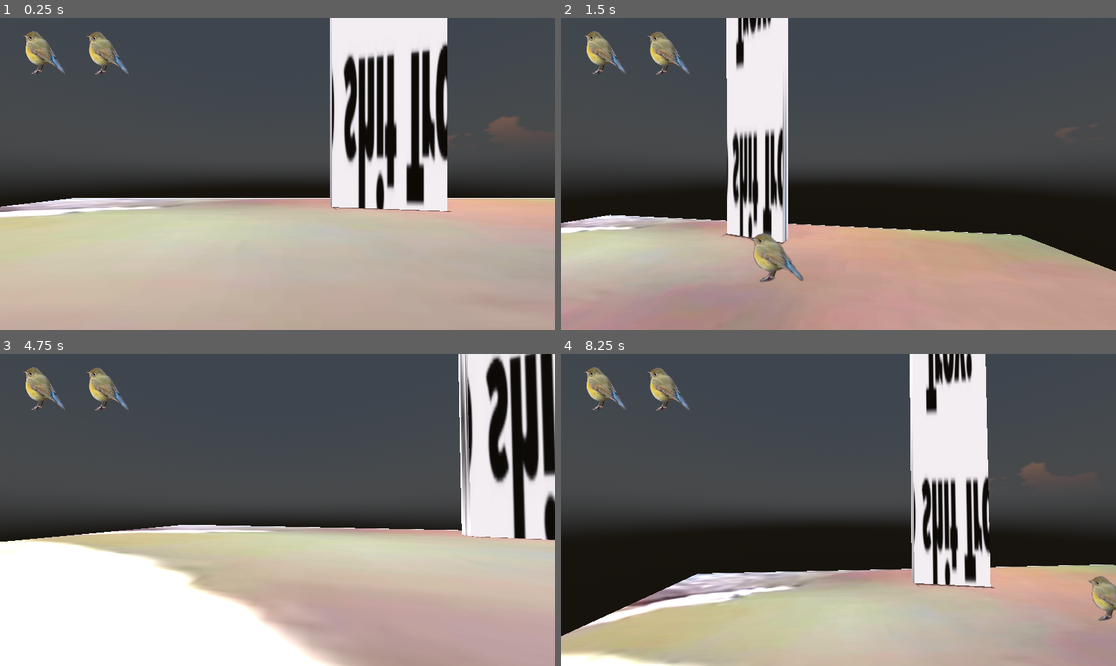
Above: before the commit, frames 1-4 (two rows, left to right).
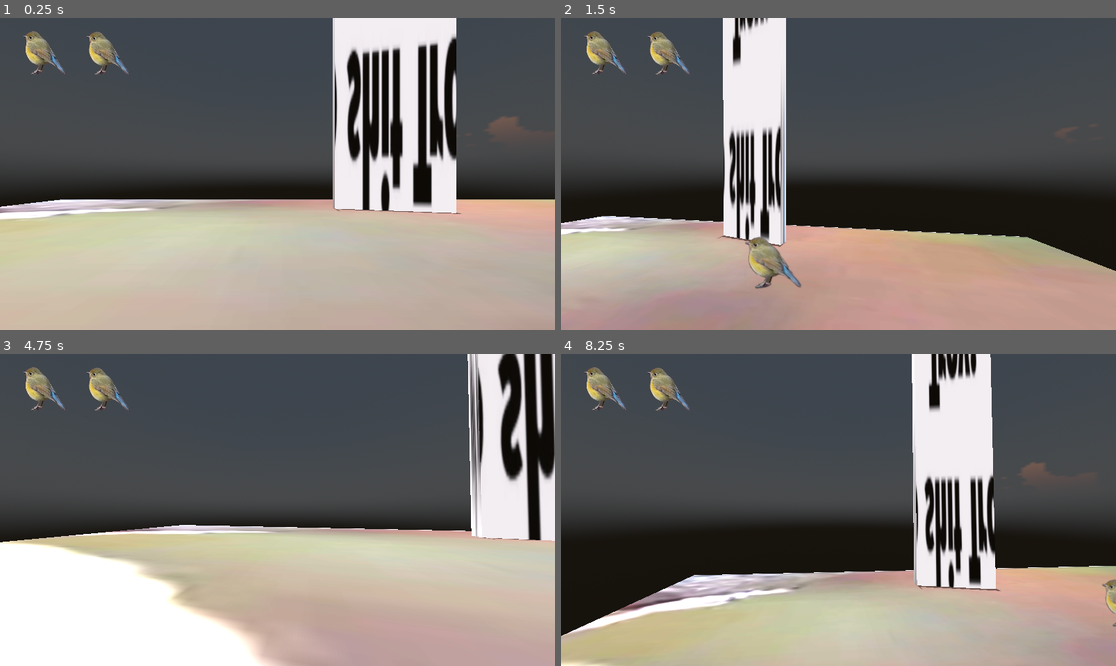
Above: after the commit, the same moments.

Repository: ihaveapatricklmao/TROY
Game: Godot game, scene res://maps/World.tscn
The game is run twice, just before and just after one commit, with the same random seed, the same clock (stepped at 60 frames per second) and the same inputs. The engine's default icon, where the game draws it, is replaced by a stand-in: a white triangle on a blue panel in a dark square.
Inputs (mouse positions are in pixels of both pictures, inside the frame that each line leads up to):
- Up to frame 1 (0.25 s): no input
- Up to frame 2 (1.5 s): tap Enter (ui_accept) at 0.5, 0.77 s; move the mouse to (960, 158) at 0.52 s; hold D (moveright) 0.53-1.28 s; tap Shift (dash) at 0.6, 1.35 s; move the mouse to (810, 174) at 1.27 s; hold W (moveup) from 1.28 s (still down)
- Up to frame 3 (4.75 s): keep holding W (moveup); tap Enter (ui_accept) at 1.52, 2.75, 3.02, 3.5, 3.77, 4.25, 4.52 s; move the mouse to (288, 503) at 2.02 s; tap Shift (dash) every 0.75 s from 2.1 to 4.35 s; move the mouse to (271, 516) at 2.77 s; move the mouse to (316, 513) at 3.52 s; move the mouse to (233, 506) at 4.27 s
- Up to frame 4 (8.25 s): move the mouse to (844, 510) at 5.02 s; tap Shift (dash) every 0.75 s from 5.1 to 8.1 s; move the mouse to (816, 503) at 5.77 s; release W (moveup) at 5.78 s; hold D (moveright) 5.78-6.53 s; tap Enter (ui_accept) at 6.02, 6.5, 6.77, 7.25, 7.52 s; move the mouse to (866, 510) at 6.52 s; hold W (moveup) from 6.53 s (still down); move the mouse to (810, 510) at 7.27 s; move the mouse to (849, 503) at 8.02 s

The runs differ from the first frame. In frame 1, 8.9% of the frame differs, in the area x 0-100%, y 0-65%; in frame 2, 5.5%; in frame 3, 10%, in the area x 0-100%, y 0-100%; in frame 4, 8.0%.

Commit message:
stuff

Diff:
--- a/whatdafreak/playerstuff/Player.tscn
+++ b/whatdafreak/playerstuff/Player.tscn
@@ -24,7 +24,7 @@
 shape = SubResource("BoxShape3D_7wj5b")
 
 [node name="Head" type="Node3D" parent="."]
-transform = Transform3D(1, 0, 0, 0, 1, 0, 0, 0, 1, 0, 0.69334, 0.27302)
+transform = Transform3D(1, 0, 0, 0, 1, 0, 0, 0, 1, 0, 0.69334, -0.395846)
 
 [node name="Camera3D" type="Camera3D" parent="Head"]
 current = true
